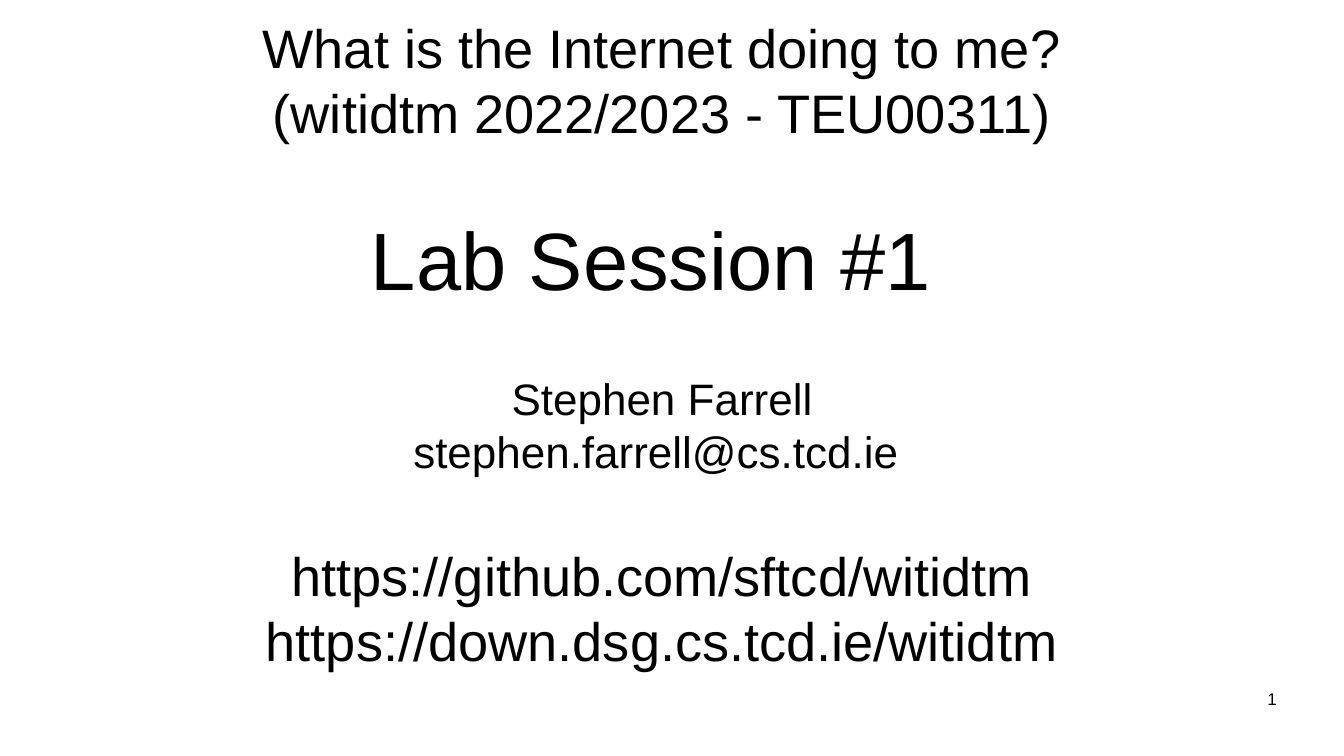
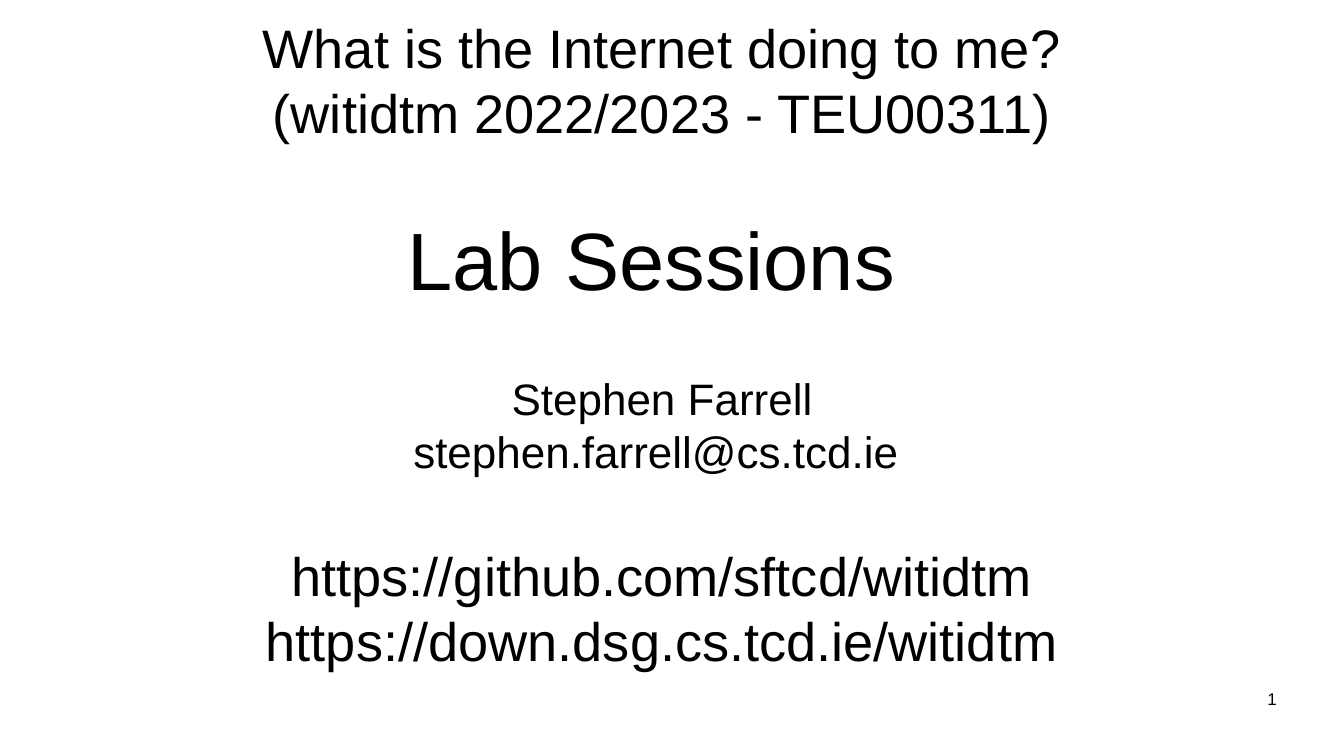
Before and after one commit to sftcd/witidtm, a slide deck: slide 1 of lectures/2022-2023/labs.odp. Drawn at 1344x756 pixels with LibreOffice and Linux fonts; fonts in the diff are those of the drawing. Boxes give left, top, right and bottom in pixels: in the first picture for what was removed or moved away, otherwise in the second. Text is boxed around its words. In the diff, an @@ line names an element or a change of style, - is before the commit and + after.

```diff
--- a/lectures/2022-2023/labs.odp
+++ b/lectures/2022-2023/labs.odp
@@ subtitle at <box>407,231,895,291</box>: text changed @@
-Lab Session #1
+Lab Sessions
```
Also in this commit, not shown: 9 other slides changed, 8 slides added, 5 slides removed, 1 other file.
